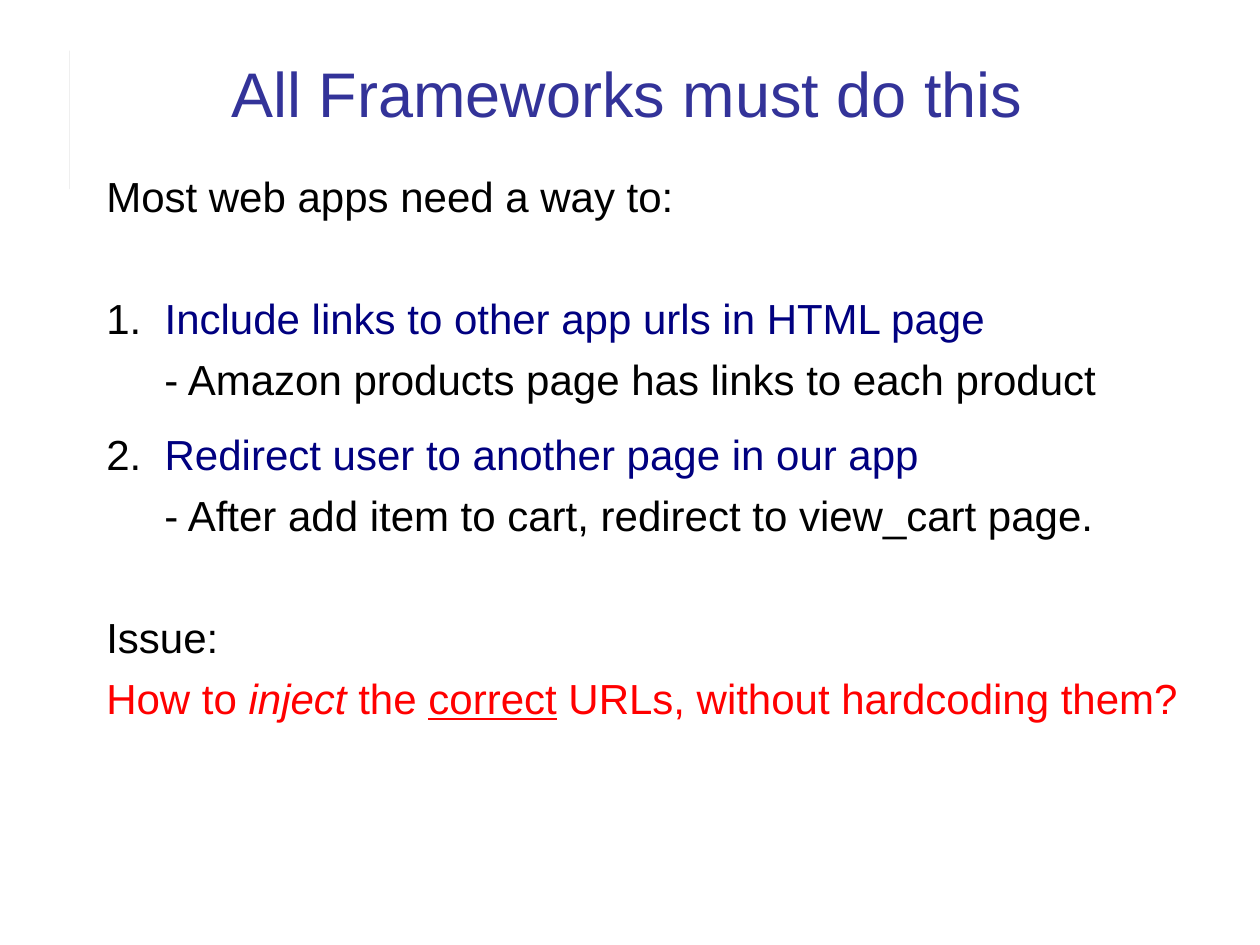
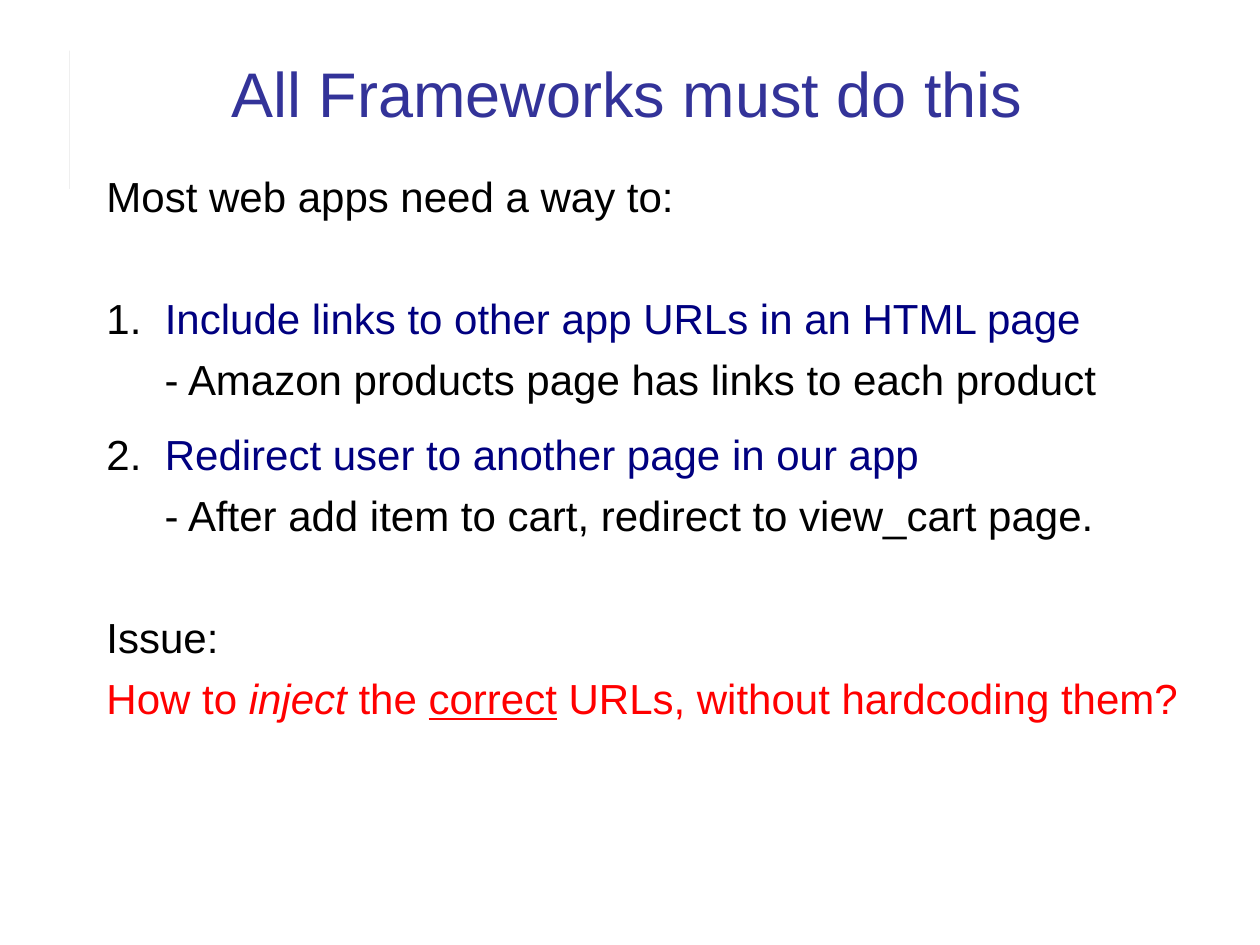
Before and after one commit to cpske/ISP, a slide deck: slide 17 of web/Django-review-1.ppt. Drawn at 1260x945 pixels with LibreOffice and Linux fonts; fonts in the diff are those of the drawing. Boxes give left, top, right and bottom in pixels: in the first picture for what was removed or moved away, otherwise in the second. Text is boxed around its words. In the diff, an @@ line names an element or a change of style, - is before the commit and + after.

```diff
--- a/web/Django-review-1.ppt
+++ b/web/Django-review-1.ppt
@@ text at (106,303,1080,342): text changed @@
-1. Include links to other app urls in HTML page
+1. Include links to other app URLs in an HTML page
```
Also in this commit, not shown: 16 other slides changed, 3 other files.
